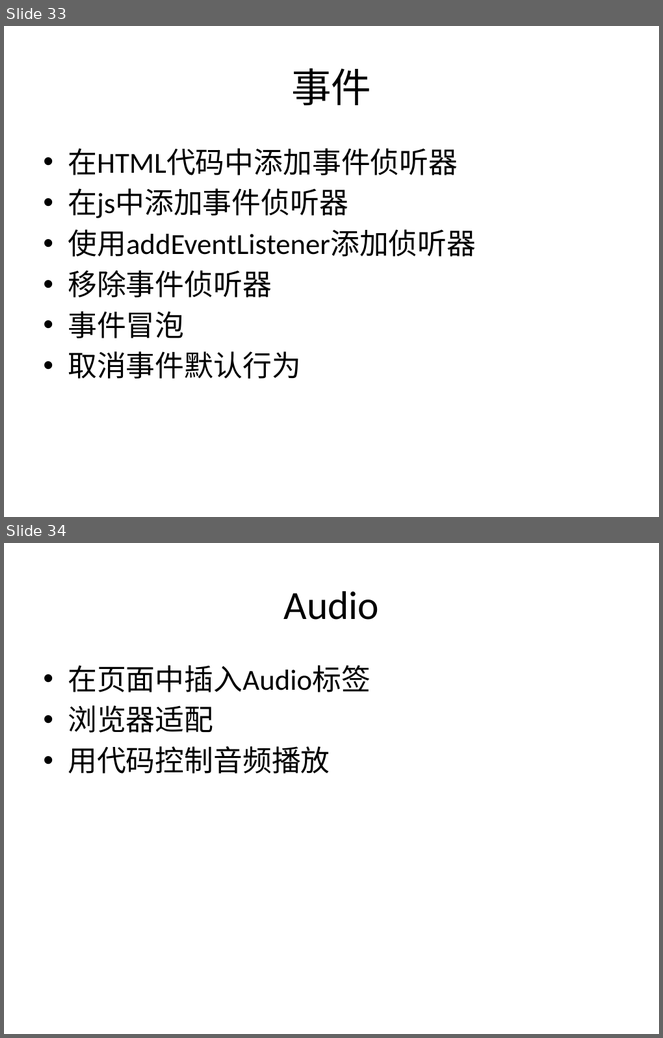
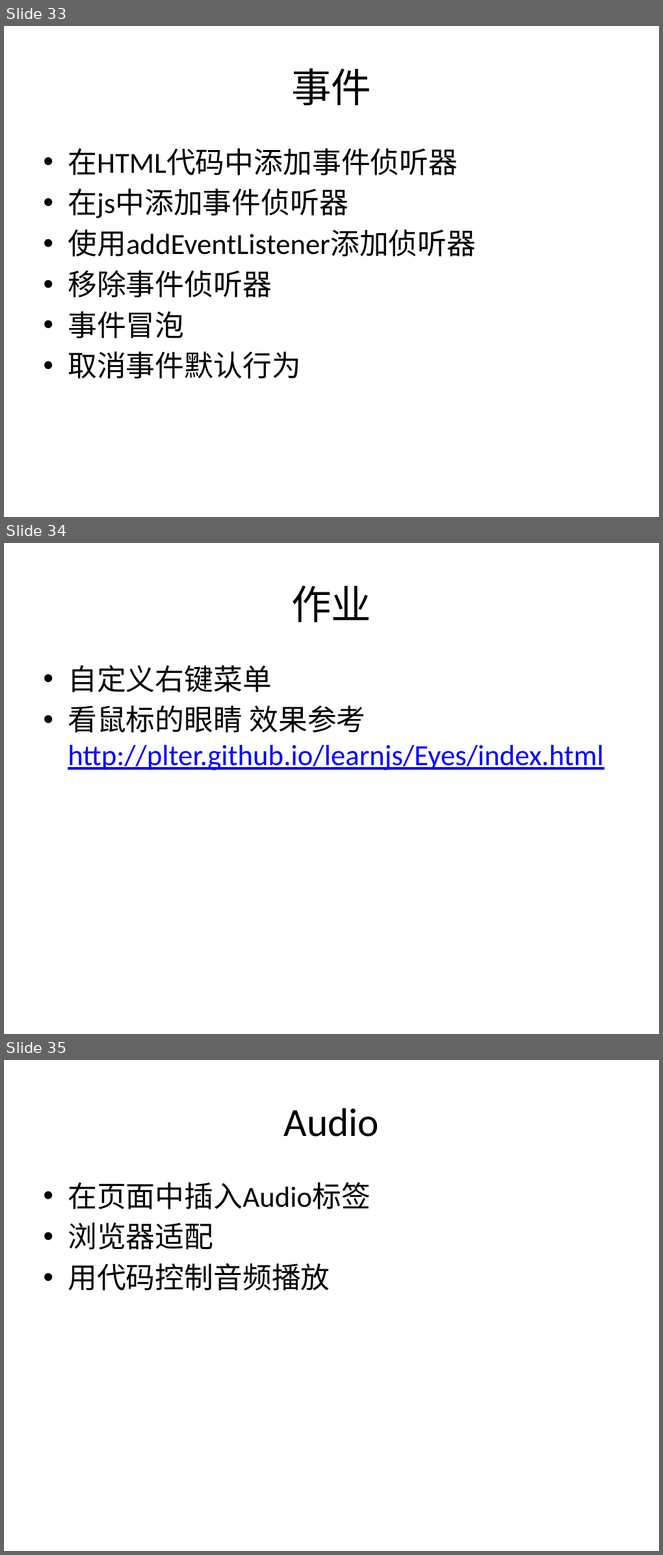
Before and after one commit to plter/HTML5Course20160612, a slide deck: Web前端教学记录.pptx. Shown one above the other, each under a label of ours: slides 33 and 34 before the commit, slides 33, 34 and 35 after it. The pictures are 663x1038 and 663x1555 pixels, drawn with LibreOffice and Linux fonts; fonts in the diff are those of the drawing. Boxes give left, top, right and bottom in pixels: in the first picture for what was removed or moved away, otherwise in the second. Text is boxed around its words. In the diff, an @@ line names an element or a change of style, - is before the commit and + after.

```diff
--- a/Web前端教学记录.pptx
+++ b/Web前端教学记录.pptx
@@ slide 34 added at [4, 543, 659, 1034], background #FFFFFF @@
@@ title added at [291, 585, 371, 622], 44 pt, text #000000 @@
+作业
@@ text added at [68, 665, 604, 771], 32 pt, text #0000FF, underline @@
+• 自定义右键菜单
+• 看鼠标的眼睛 效果参考 http://plter.github.io/learnjs/Eyes/index.html
@@ what was slide 34 is now slide 35 @@
```
Also in this commit, not shown: 8 other files.
